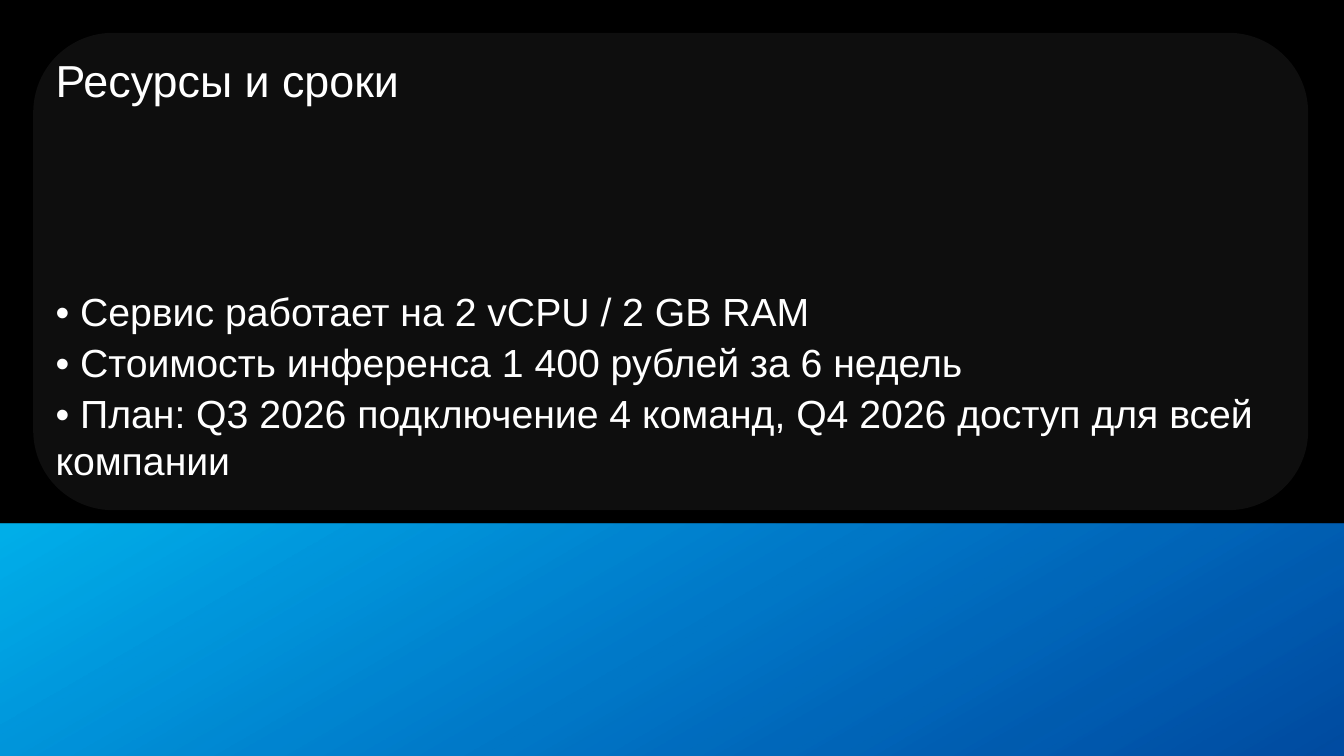
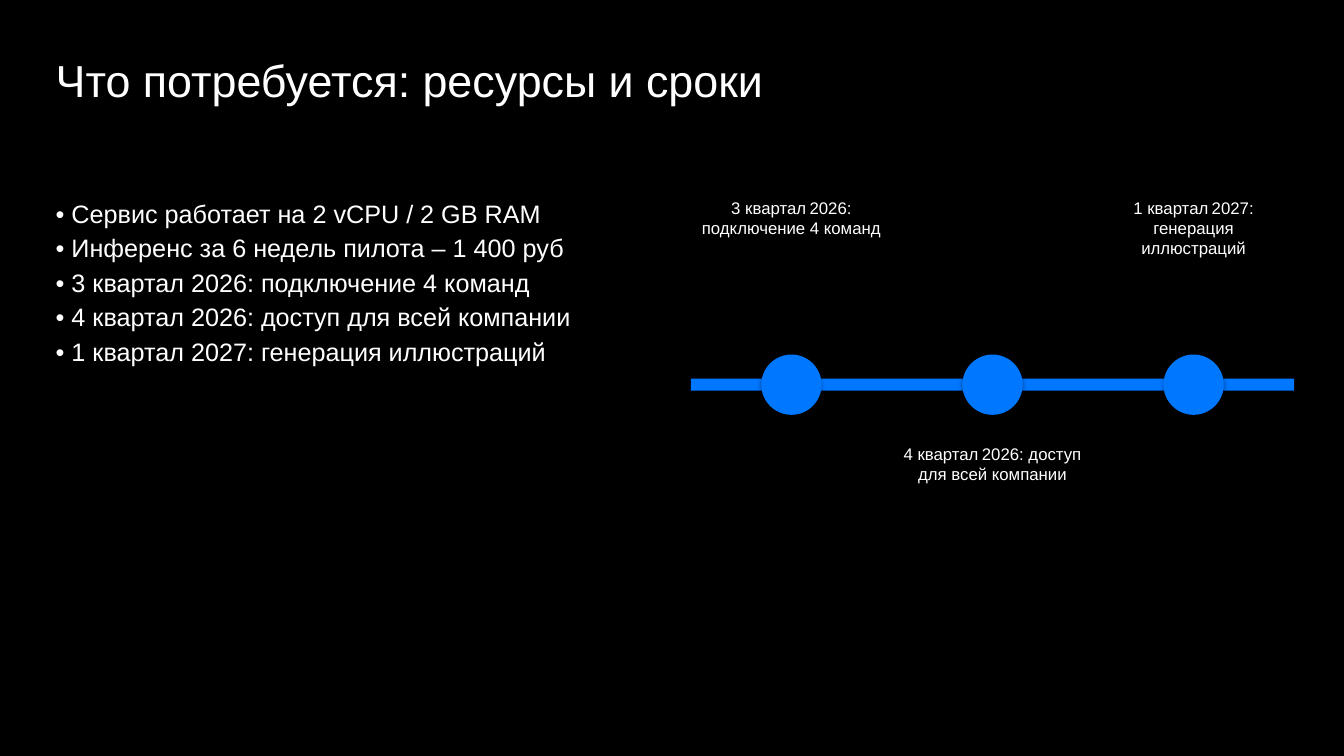
Before and after one commit to DiFoxenGit/-VKTechHackathon, a slide deck: slide 6 of samples/VK_WorkSpace_Клиентская_конференция_Шабл__split.pptx (slide 7 before the commit). Drawn at 1344x756 pixels with LibreOffice and Linux fonts; fonts in the diff are those of the drawing; background and template pictures are left out. Boxes give left, top, right and bottom in pixels: in the first picture for what was removed or moved away, otherwise in the second. Text is boxed around its words. In the diff, an @@ line names an element or a change of style, - is before the commit and + after.

```diff
--- a/samples/VK_WorkSpace_Клиентская_конференция_Шабл__split.pptx
+++ b/samples/VK_WorkSpace_Клиентская_конференция_Шабл__split.pptx
@@ rounded rectangle removed at bbox=[33, 33, 1309, 511] @@
@@ text at bbox=[56, 64, 763, 106]: text changed @@
-Ресурсы и сроки
+Что потребуется: ресурсы и сроки
@@ text "• Сервис работает на 2 ...": place and size @@
-text "• Сервис работает на 2 ..." at bbox=[56, 297, 1253, 476]
+text "• Сервис работает на 2 ..." at bbox=[71, 204, 570, 366]
@@ text at bbox=[71, 204, 541, 228]: size 28 to 18 pt in "• Сервис работает на 2 vCPU / ..." @@
@@ text added at bbox=[702, 202, 881, 238], 12 pt, text #FFFFFF @@
+3 квартал 2026: подключение 4 команд
@@ text added at bbox=[1133, 202, 1254, 258], 12 pt, text #FFFFFF @@
+1 квартал 2027: генерация иллюстраций
@@ text at bbox=[71, 238, 570, 366]: text changed; size 28 to 18 pt @@
-• Стоимость инференса 1 400 рублей за 6 недель
-• План: Q3 2026 подключение 4 команд, Q4 2026 доступ для всей компании
+• Инференс за 6 недель пилота – 1 400 руб
+• 3 квартал 2026: подключение 4 команд
+• 4 квартал 2026: доступ для всей компании
+• 1 квартал 2027: генерация иллюстраций
@@ ellipse added at bbox=[761, 355, 822, 415], fill #0077FF @@
@@ ellipse added at bbox=[963, 355, 1023, 415], fill #0077FF @@
@@ ellipse added at bbox=[1164, 355, 1224, 415], fill #0077FF @@
@@ rectangle added at bbox=[691, 379, 1294, 391], fill #0077FF @@
@@ text added at bbox=[904, 448, 1081, 484], 12 pt, text #FFFFFF @@
+4 квартал 2026: доступ для всей компании
@@ rectangle removed at bbox=[0, 523, 1344, 756] @@
```
Also in this commit, not shown: 6 slides added, 8 slides removed, 27 other files.
